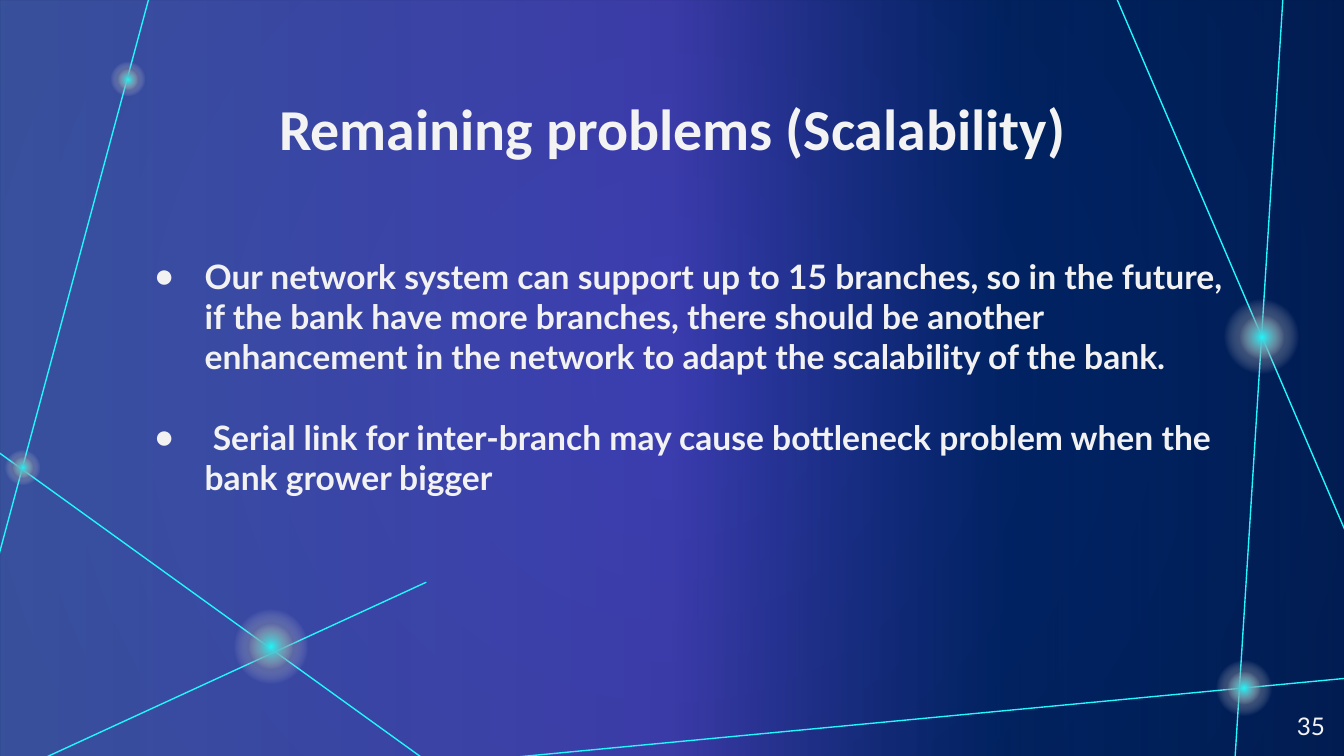
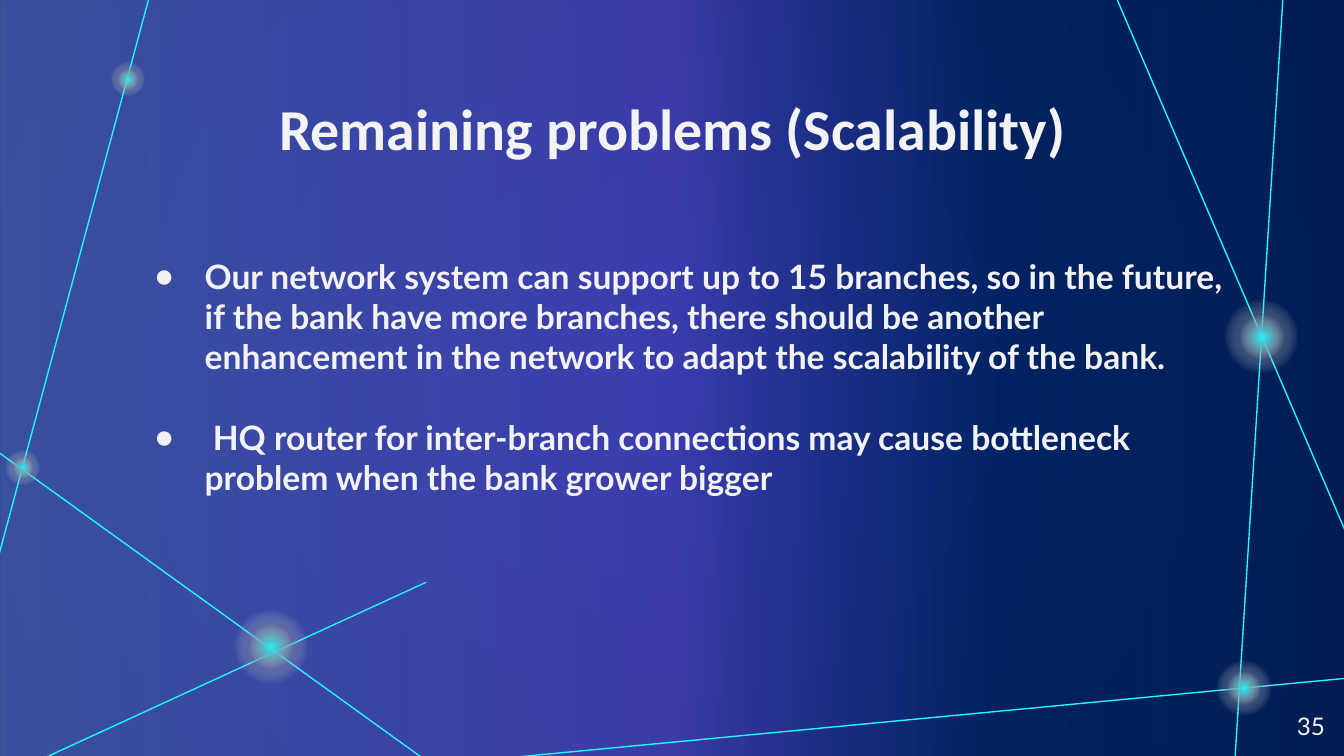
Before and after one commit to hoang-himself/CO3094-Asg2, a slide deck: slide 35 of asg2.pptx. Drawn at 1344x756 pixels with LibreOffice and Linux fonts; fonts in the diff are those of the drawing. Boxes give left, top, right and bottom in pixels: in the first picture for what was removed or moved away, otherwise in the second. Text is boxed around its words. In the diff, an @@ line names an element or a change of style, - is before the commit and + after.

```diff
--- a/asg2.pptx
+++ b/asg2.pptx
@@ text at <box>205,425,1130,496</box>: text changed @@
-● Serial link for inter-branch may cause bottleneck problem when the bank grower bigger
+● HQ router for inter-branch connections may cause bottleneck problem when the bank grower bigger
```
Also in this commit, not shown: 1 other slide changed, 6 other files.
